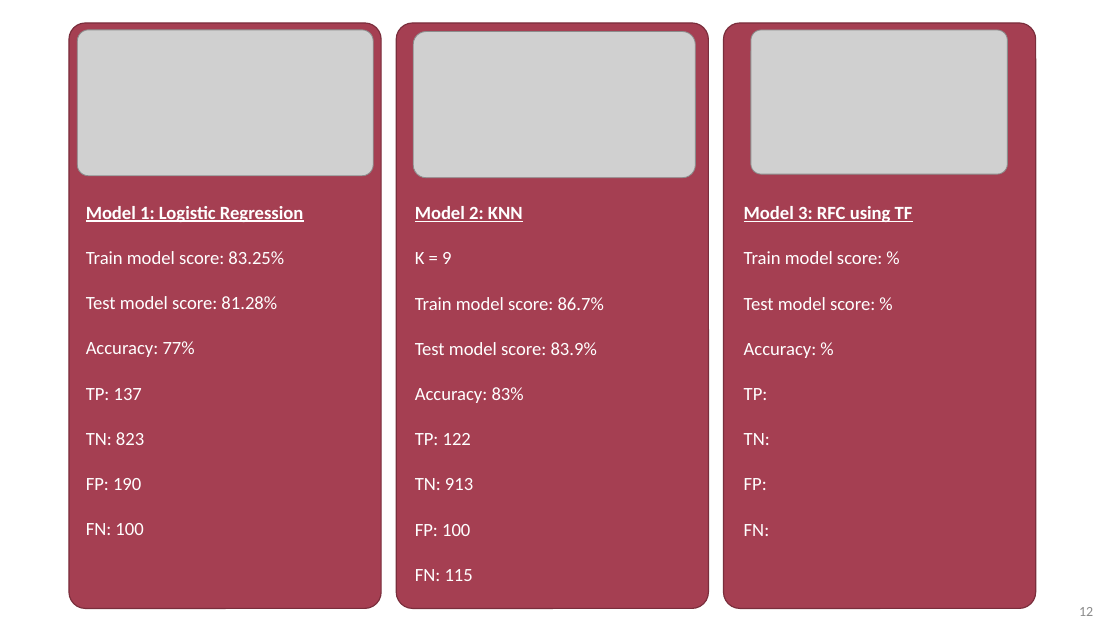
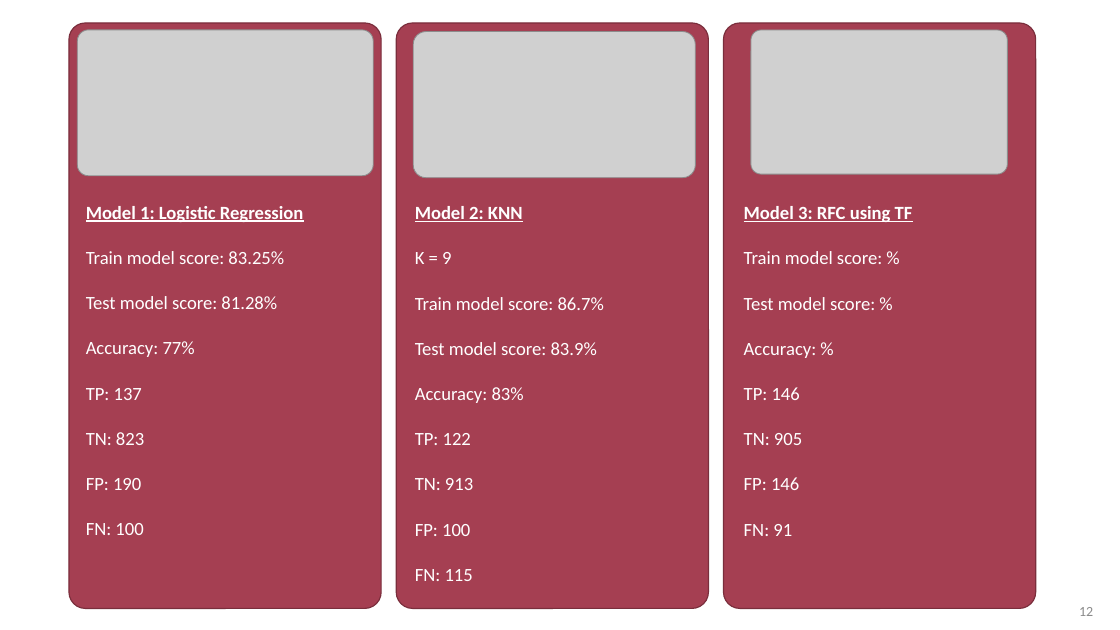
Before and after one commit to rita-s/customer-churn-prediction, a slide deck: slide 12 of Customer Churn Predictions using ml.pptx. Drawn at 1120x630 pixels with LibreOffice and Linux fonts; fonts in the diff are those of the drawing; grey boxes stand for pictures. Boxes give left, top, right and bottom in pixels: in the first picture for what was removed or moved away, otherwise in the second. Text is boxed around its words. In the diff, an @@ line names an element or a change of style, - is before the commit and + after.

Commit message:
updating the presentation

```diff
--- a/Customer Churn Predictions using ml.pptx
+++ b/Customer Churn Predictions using ml.pptx
@@ text at box(744, 387, 802, 536): text changed @@
-TP:
-TN:
-FP:
-FN:
+TP: 146
+TN: 905
+FP: 146
+FN: 91
```
Also in this commit, not shown: 1 other file.
